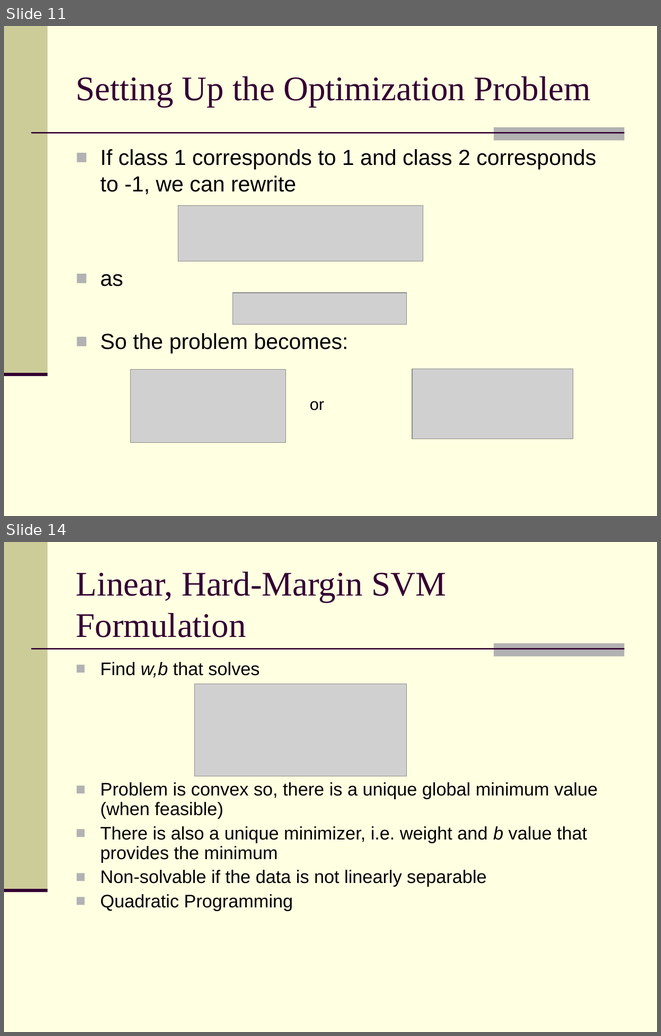
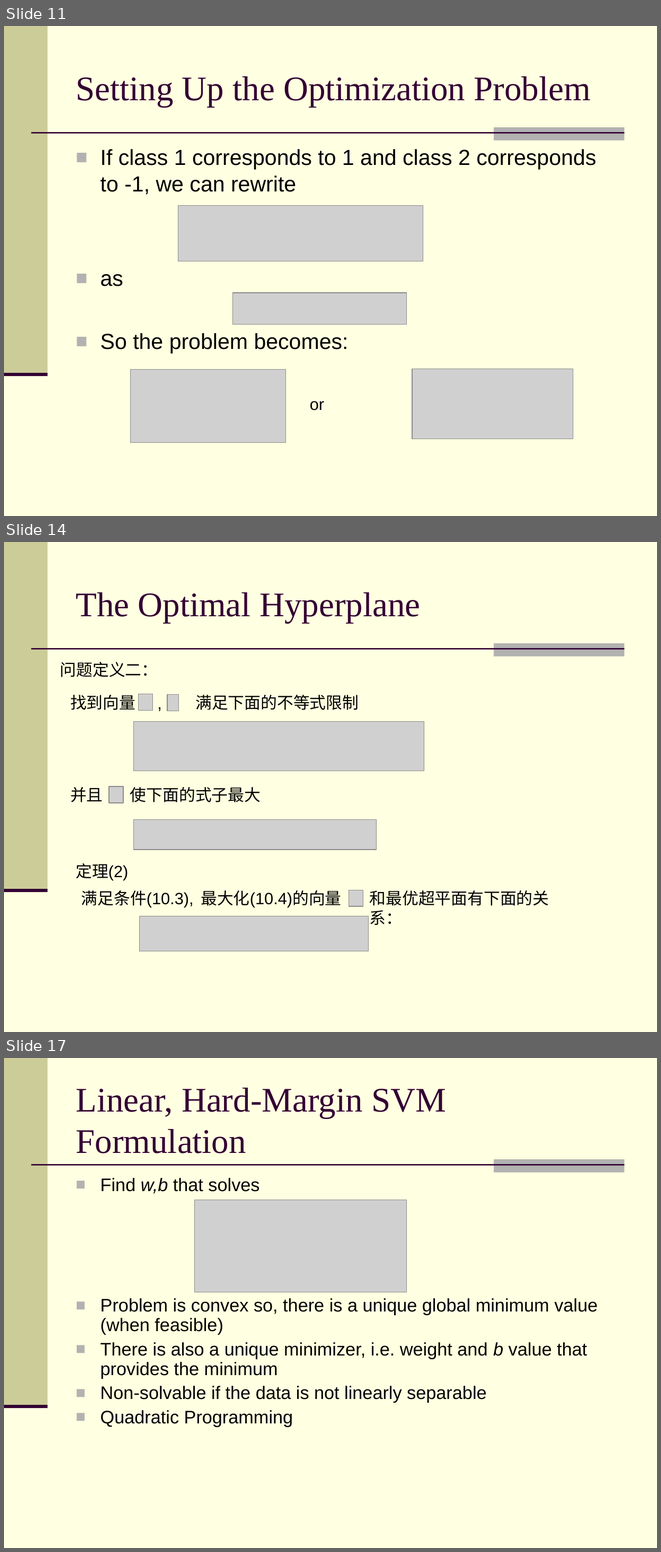
Before and after one commit to clickwise/user_click, a slide deck: docs/Introduction to Machine Learning.ppt. Shown one above the other, each under a label of ours: slides 11 and 14 before the commit, slides 11, 14 and 17 after it; the slides between them are not shown. The pictures are 661x1036 and 661x1552 pixels, drawn with LibreOffice and Linux fonts; fonts in the diff are those of the drawing; grey boxes stand for pictures. Boxes give left, top, right and bottom in pixels: in the first picture for what was removed or moved away, otherwise in the second. Text is boxed around its words. In the diff, an @@ line names an element or a change of style, - is before the commit and + after.

```diff
--- a/docs/Introduction to Machine Learning.ppt
+++ b/docs/Introduction to Machine Learning.ppt
@@ slide 14 added at (4,542,657,1032), background #FFFFE1; not listed: 4 template elements that a slide beside it also shows @@
@@ title added at (76,592,420,623), 38 pt, text #330033 @@
+The Optimal Hyperplane
@@ text added at (60,662,158,677), 18 pt, text #000000 @@
+问题定义二：
@@ text added at (70,695,135,710), 18 pt, text #000000 @@
+找到向量
@@ picture added at (139,694,153,711) @@
@@ text added at (151,689,173,716), 18 pt, text #000000 @@
+,
@@ picture added at (167,694,179,711) @@
@@ text added at (195,695,359,710), 18 pt, text #000000 @@
+满足下面的不等式限制
@@ picture added at (133,722,424,770) @@
@@ text added at (70,787,103,802), 18 pt, text #000000 @@
+并且
@@ picture added at (109,786,123,803) @@
@@ text added at (130,787,261,802), 18 pt, text #000000 @@
+使下面的式子最大
@@ picture added at (133,820,376,849) @@
@@ text added at (76,863,128,881), 18 pt, text #000000 @@
+定理(2)
@@ text added at (81,890,194,908), 18 pt, text #000000 @@
+满足条件(10.3),
@@ text added at (201,890,341,908), 18 pt, text #000000 @@
+最大化(10.4)的向量
@@ picture added at (348,890,363,906) @@
@@ text added at (370,890,549,906), 18 pt, text #000000 @@
+和最优超平面有下面的关系：
@@ picture added at (139,916,368,951) @@
@@ what was slide 14 is now slide 17 @@
```
Also in this commit, not shown: 4 slides changed, 4 other slides added, 3 slides removed, 3 other files.
